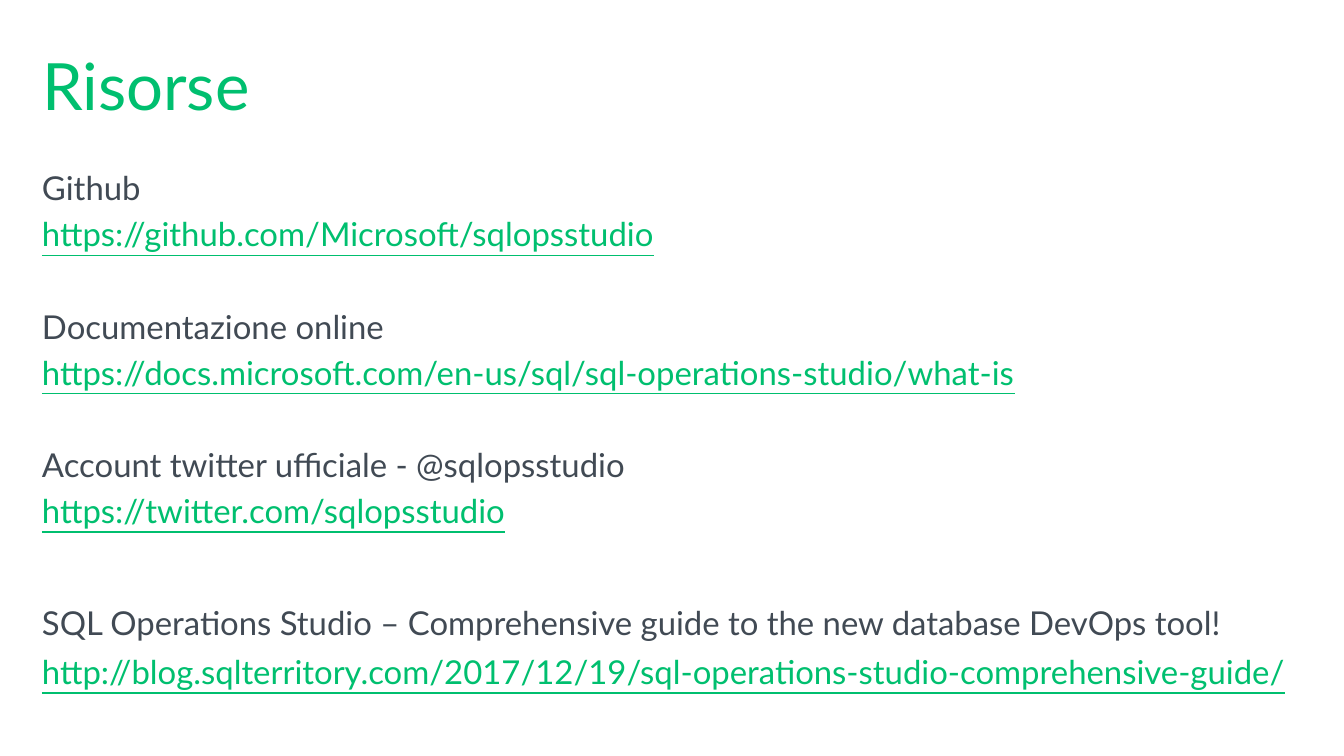
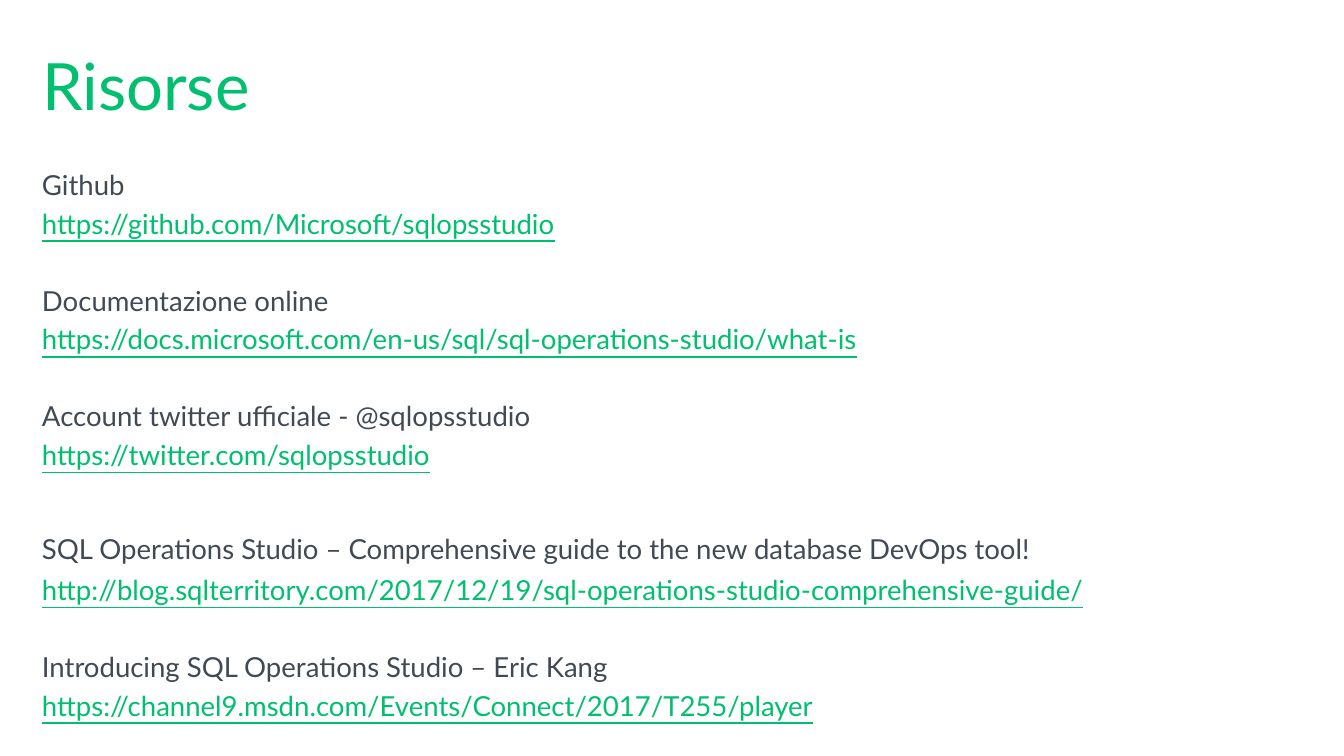
Before and after one commit to mrg3d/demo-opsstudio-repo, a slide deck: slide 29 of Introducing SQL Operations Studio.pptx (slide 27 before the commit). Drawn at 1344x756 pixels with LibreOffice and Linux fonts; fonts in the diff are those of the drawing; background and template pictures are left out. Boxes give left, top, right and bottom in pixels: in the first picture for what was removed or moved away, otherwise in the second. Text is boxed around its words. In the diff, an @@ line names an element or a change of style, - is before the commit and + after.

```diff
--- a/Introducing SQL Operations Studio.pptx
+++ b/Introducing SQL Operations Studio.pptx
@@ text at box(42, 174, 1083, 605): size 22.2 to 18.6 pt in "Github", "https://github.com/Microsoft/sqlopsstudio", "Documentazione online", "https://docs.microsoft.com/en-us/sql/sql-operations-studio/w ..." and 4 more places @@
@@ text at box(42, 656, 813, 721): paragraphs added @@
+Introducing SQL Operations Studio – Eric Kang
+https://channel9.msdn.com/Events/Connect/2017/T255/player
```
Also in this commit, not shown: 3 other slides changed, 3 slides added, 1 slide removed.
